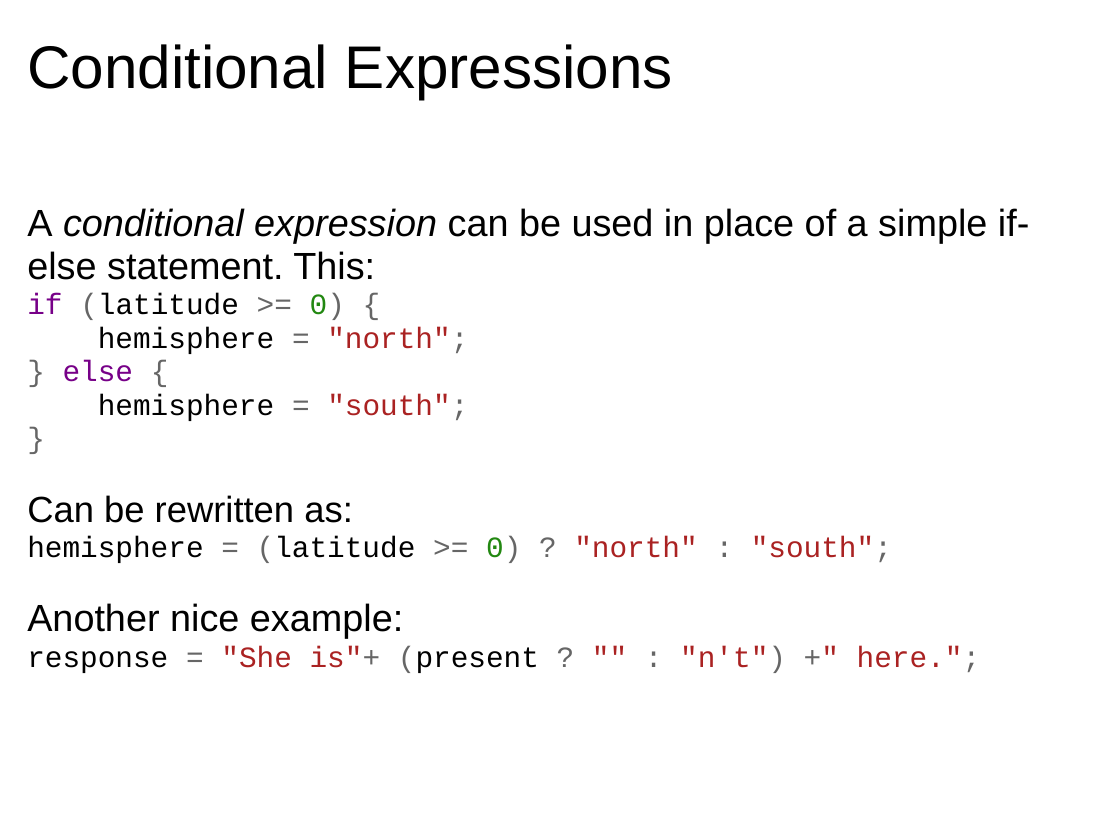
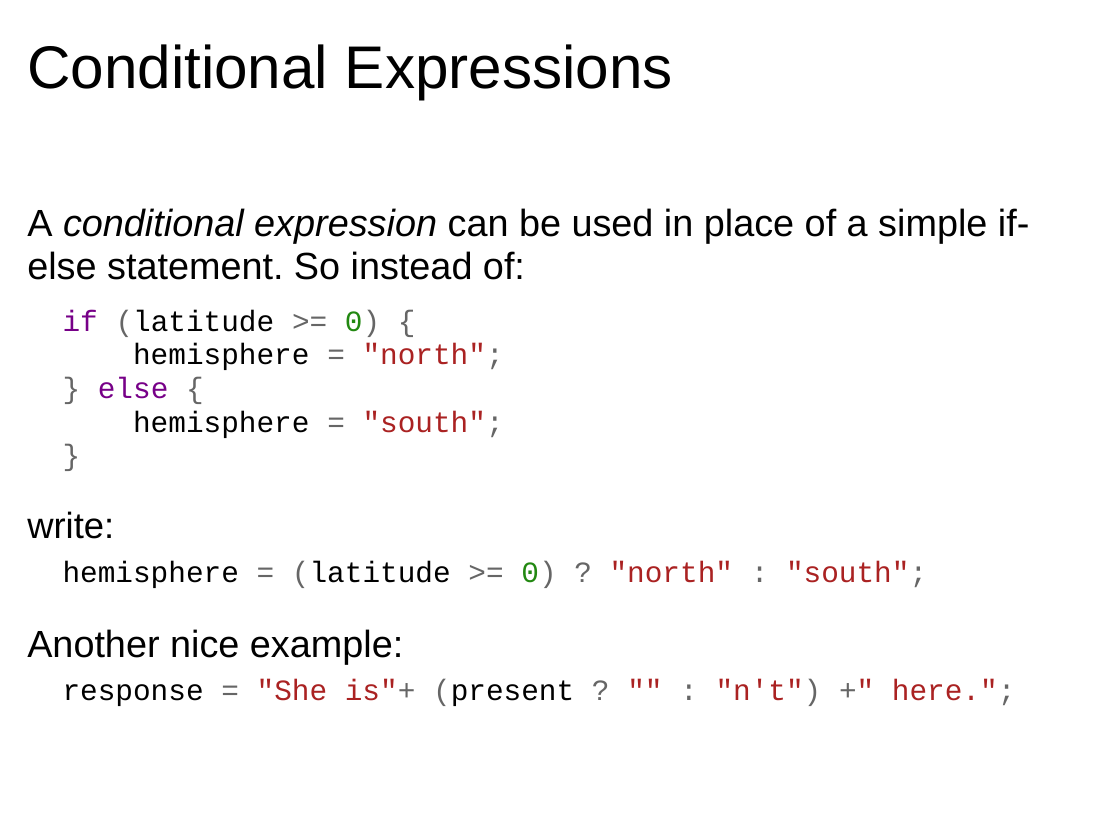
Before and after one commit to dondi/javascript-book, a slide deck: slide 10 of presentations/Chapter_4_Presentation.ppt. Drawn at 1120x840 pixels with LibreOffice and Linux fonts; fonts in the diff are those of the drawing; background and template pictures are left out. Boxes give left, top, right and bottom in pixels: in the first picture for what was removed or moved away, otherwise in the second. Text is boxed around its words. In the diff, an @@ line names an element or a change of style, - is before the commit and + after.

```diff
--- a/presentations/Chapter_4_Presentation.ppt
+++ b/presentations/Chapter_4_Presentation.ppt
@@ text at box(27, 208, 1029, 280): text changed @@
-A conditional expression can be used in place of a simple if-else statement. This:
+A conditional expression can be used in place of a simple if-else statement. So instead of:
@@ text at box(27, 511, 114, 539): text changed @@
-Can be rewritten as:
+write:
@@ text at box(27, 629, 403, 664): more space between paragraphs @@
```
Also in this commit, not shown: 11 other slides changed, 3 other files.
